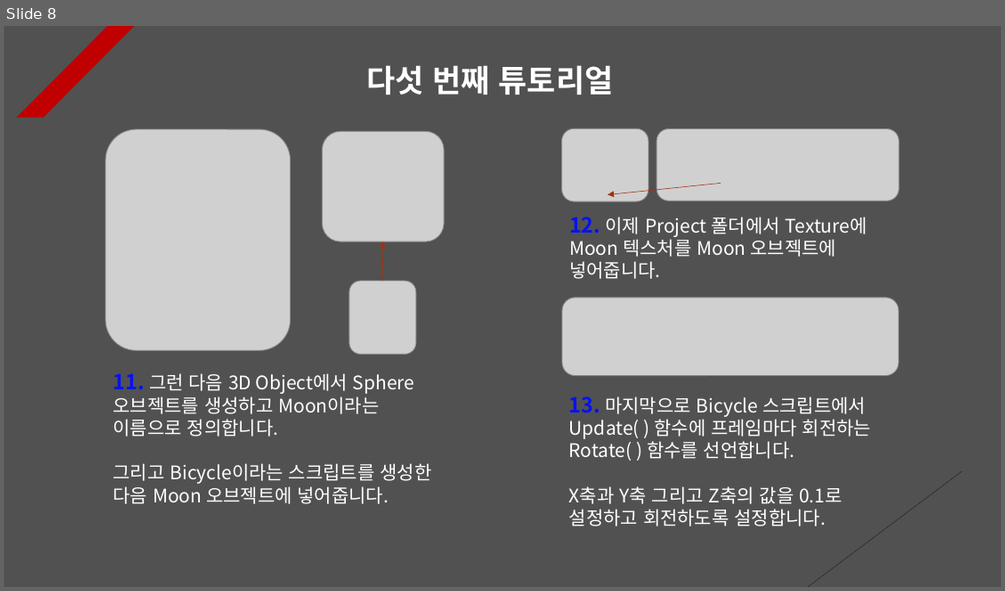
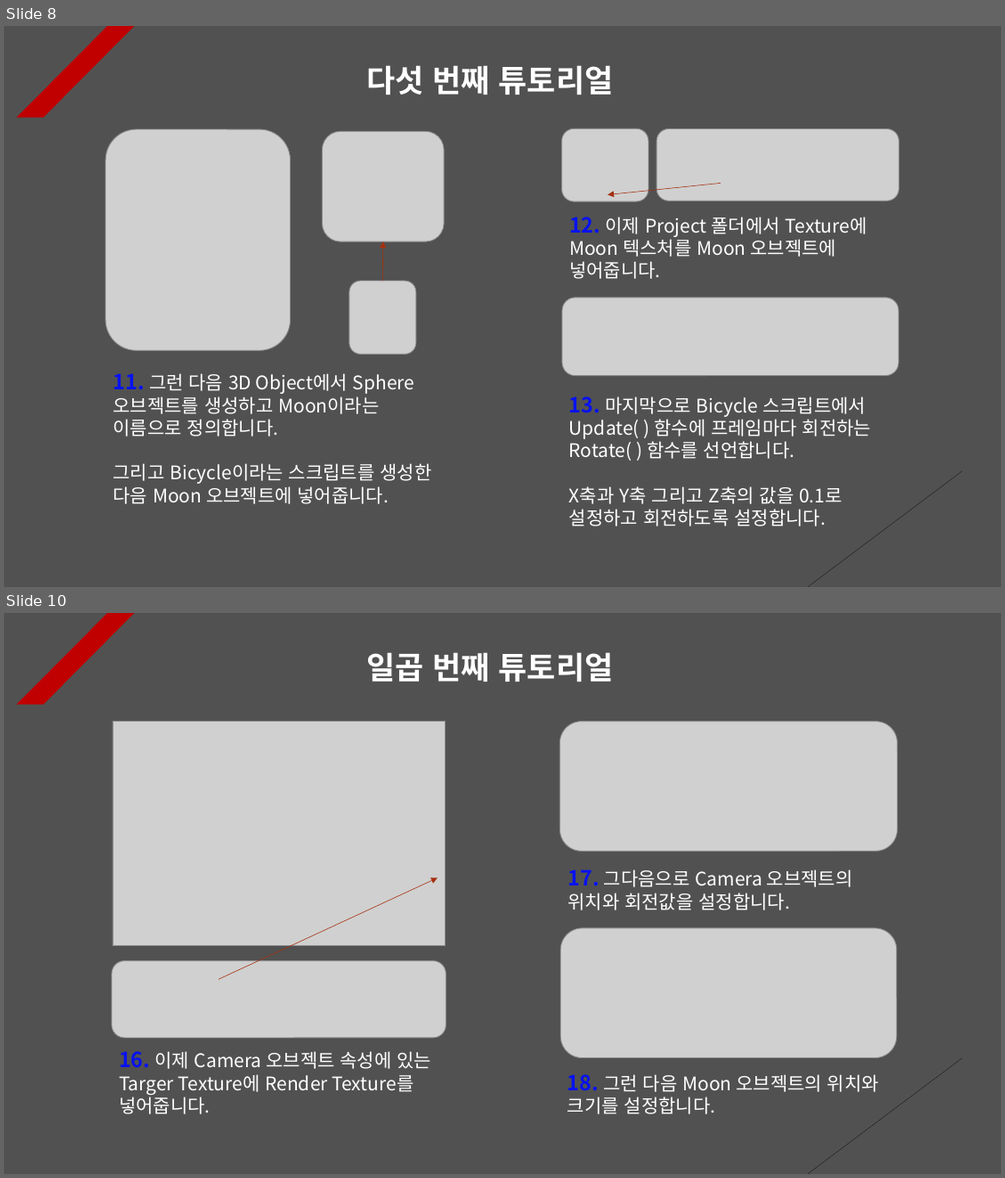
Before and after one commit to Unity2033/3D-UnityEngine, a slide deck: Assets/Class/Rotation/PPT Data/Rotation Example.pptx. Shown one above the other, each under a label of ours: slide 8 before the commit, slides 8 and 10 after it; the slides between them are not shown. The pictures are 1005x591 and 1005x1178 pixels, drawn with LibreOffice and Linux fonts; fonts in the diff are those of the drawing; grey boxes stand for pictures. Boxes give left, top, right and bottom in pixels: in the first picture for what was removed or moved away, otherwise in the second. Text is boxed around its words. In the diff, an @@ line names an element or a change of style, - is before the commit and + after.

Commit message:
Navigation Camera Settings
- Displays the screen output to the
  camera in real time using the render
  texture

```diff
--- a/Assets/Class/Rotation/PPT Data/Rotation Example.pptx
+++ b/Assets/Class/Rotation/PPT Data/Rotation Example.pptx
@@ slide 10 added at <box>4,613,1001,1174</box>, background #515151; not listed: 2 template elements that a slide beside it also shows @@
@@ text added at <box>366,652,614,682</box>, 30 pt, text #FFFFFF, bold @@
+일곱 번째 튜토리얼
@@ picture added at <box>113,721,445,946</box> @@
@@ picture added at <box>559,722,897,851</box> @@
@@ arrow added from (218, 980) to (437, 877), #A5300F 0.5 pt dashed @@
@@ text added at <box>567,869,853,910</box>, 18 pt, text #FFFFFF @@
+17. 그다음으로 Camera 오브젝트의 위치와 회전값을 설정합니다.
@@ picture added at <box>560,928,896,1057</box> @@
@@ picture added at <box>112,961,446,1038</box> @@
@@ text added at <box>119,1051,431,1114</box>, 18 pt, text #FFFFFF @@
+16. 이제 Camera 오브젝트 속성에 있는 Targer Texture에 Render Texture를 넣어줍니다.
@@ text added at <box>567,1074,879,1114</box>, 18 pt, text #FFFFFF @@
+18. 그런 다음 Moon 오브젝트의 위치와 크기를 설정합니다.
```
Also in this commit, not shown: 1 slide changed, 2 other slides added, 6 other files.
